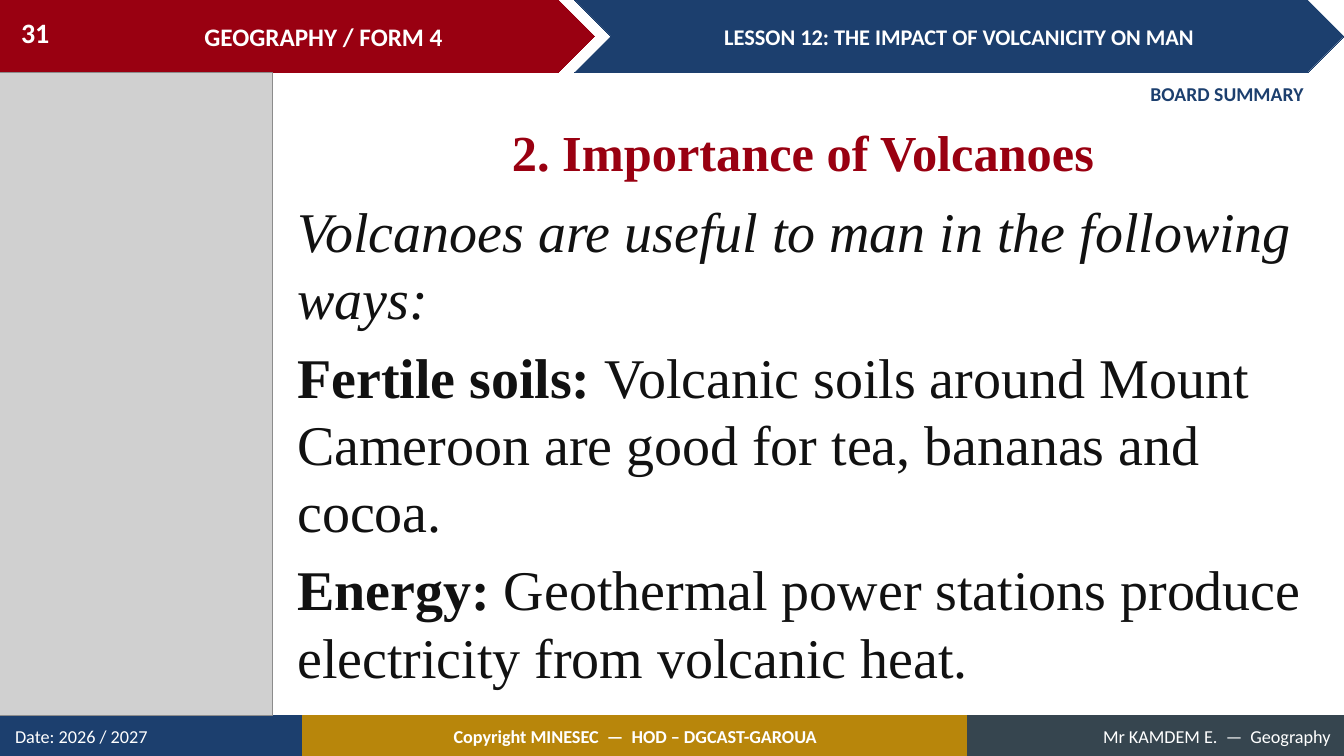
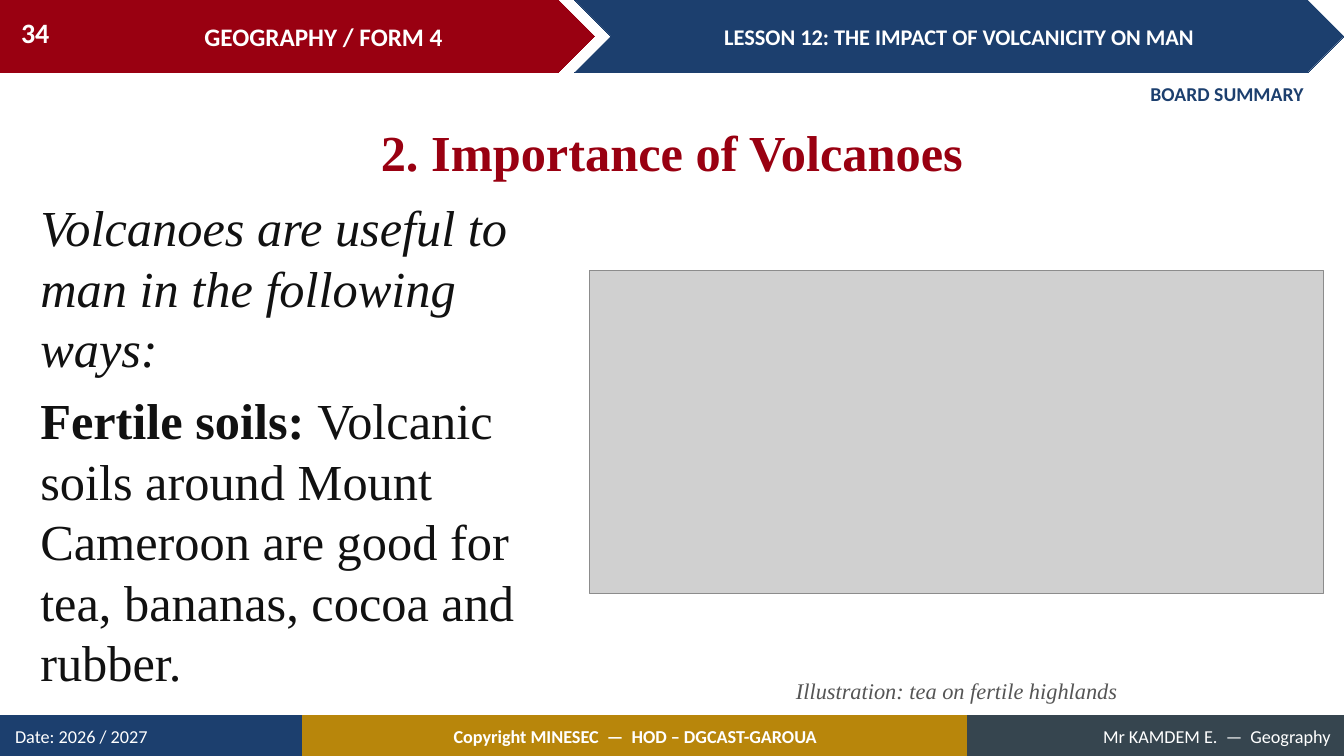
Before and after one commit to Berthautk/linea-github, a slide deck: slide 34 of lecons/F3/15_FORM4_LESSON12_Impact_of_Volcanicity_on_Man.pptx (slide 31 before the commit). Drawn at 1344x756 pixels with LibreOffice and Linux fonts; fonts in the diff are those of the drawing; grey boxes stand for pictures. Boxes give left, top, right and bottom in pixels: in the first picture for what was removed or moved away, otherwise in the second. Text is boxed around its words. In the diff, an @@ line names an element or a change of style, - is before the commit and + after.

```diff
--- a/lecons/F3/15_FORM4_LESSON12_Impact_of_Volcanicity_on_Man.pptx
+++ b/lecons/F3/15_FORM4_LESSON12_Impact_of_Volcanicity_on_Man.pptx
@@ page number at [21,24,49,44]: text changed @@
-31
+34
@@ picture removed at [0,73,272,716] @@
@@ text "2. Importance of Volcanoes": place and size @@
-text "2. Importance of Volcanoes" at [512,135,1094,181]
+text "2. Importance of Volcanoes" at [381,135,963,181]
@@ text "Volcanoes are useful to man ...": place and size @@
-text "Volcanoes are useful to man ..." at [297,212,1300,688]
+text "Volcanoes are useful to man ..." at [40,210,514,682]
@@ text at [40,210,507,378]: size 40 to 36 pt in "Volcanoes are useful to man in the ..." @@
@@ picture added at [590,270,1324,594] @@
@@ text at [40,404,514,682]: text changed; size 40 to 36 pt @@
-Fertile soils: Volcanic soils around Mount Cameroon are good for tea, bananas and cocoa.
-Energy: Geothermal power stations produce electricity from volcanic heat.
+Fertile soils: Volcanic soils around Mount Cameroon are good for tea, bananas, cocoa and rubber.
@@ text added at [796,683,1117,704], 16 pt, text #555555, italic @@
+Illustration: tea on fertile highlands
```
Also in this commit, not shown: 14 other slides changed, 7 slides added, 8 other files.
